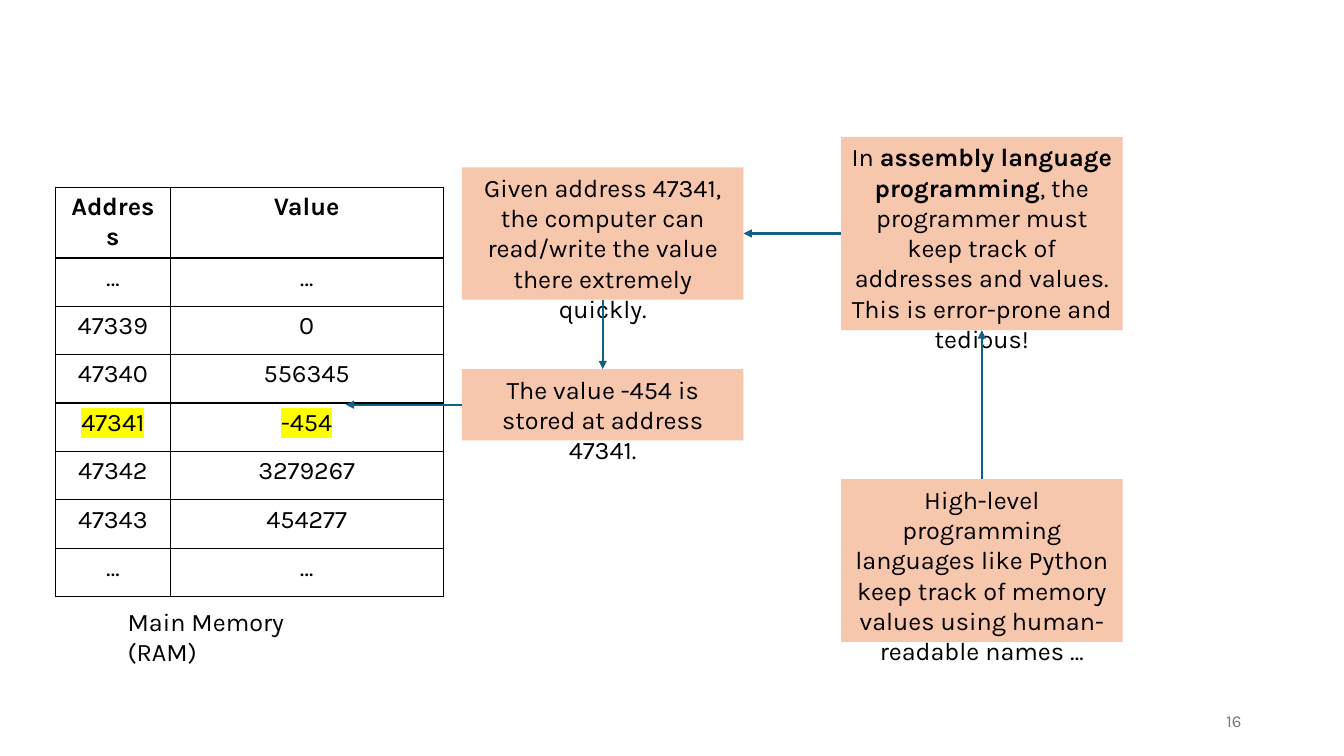
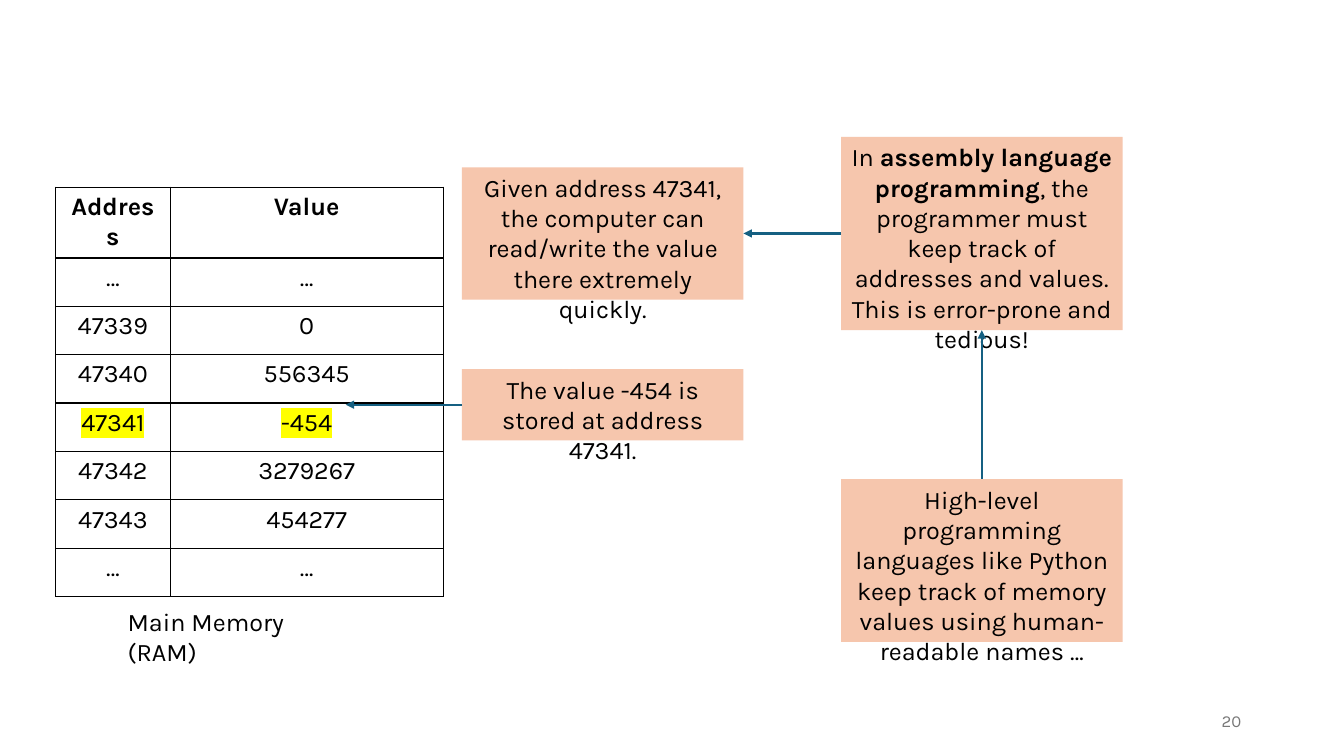
Before and after one commit to tjd1234/cmpt120spring2026, a slide deck: slide 20 of lecture_notes/chapter2/chapter2.pptx (slide 16 before the commit). Drawn at 1344x756 pixels with LibreOffice and Linux fonts; fonts in the diff are those of the drawing. Boxes give left, top, right and bottom in pixels: in the first picture for what was removed or moved away, otherwise in the second. Text is boxed around its words. In the diff, an @@ line names an element or a change of style, - is before the commit and + after.

```diff
--- a/lecture_notes/chapter2/chapter2.pptx
+++ b/lecture_notes/chapter2/chapter2.pptx
@@ arrow removed from (603, 299) to (603, 369) @@
@@ page number at (x1=1222, y1=716, x2=1242, y2=727): text changed @@
-16
+20
```
Also in this commit, not shown: 14 other slides changed, 10 slides added, 34 other files.
